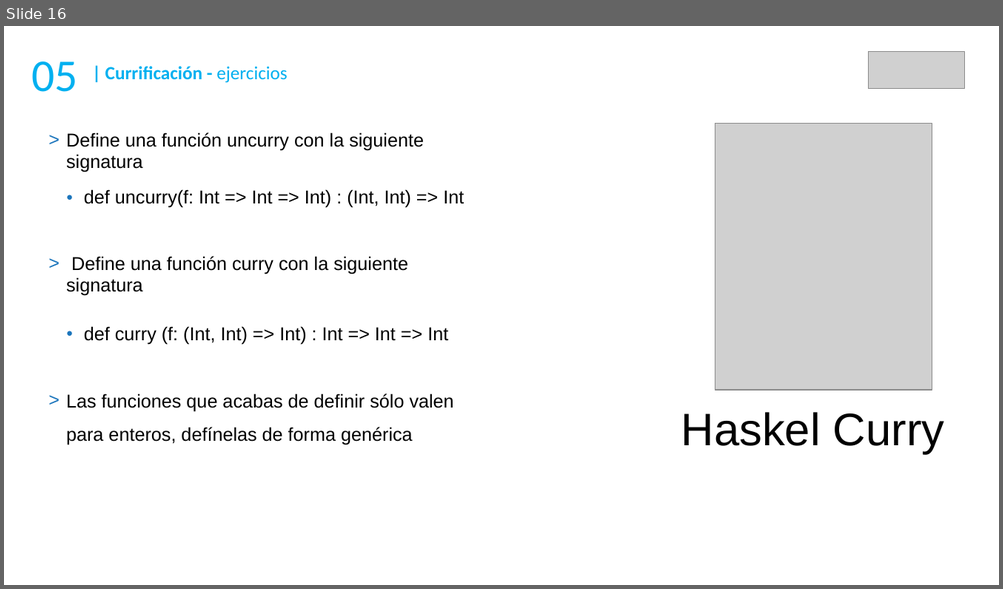
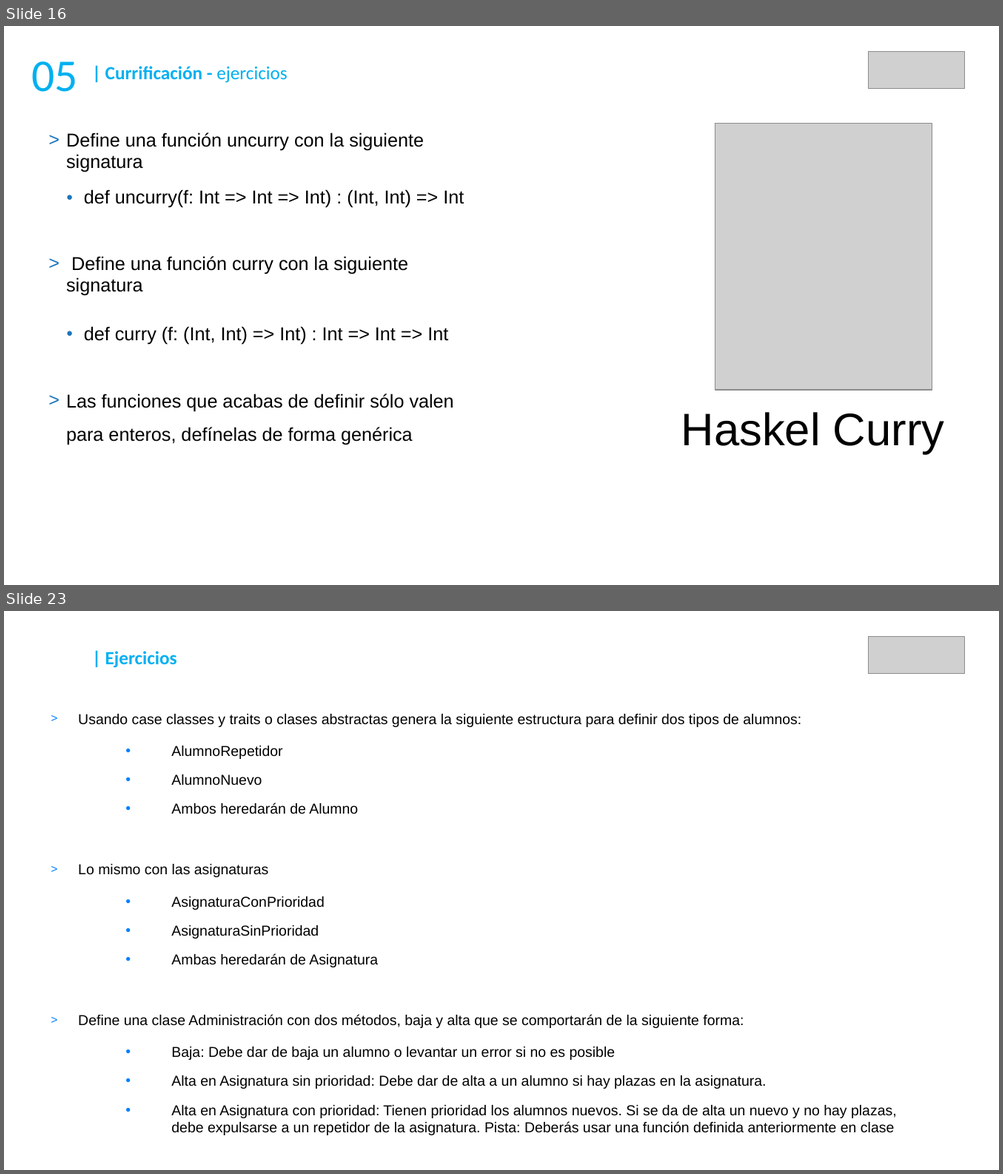
Before and after one commit to DaniGCaff/cursoScalaMay18, a slide deck: guiones/dia2.odp. Shown one above the other, each under a label of ours: slide 16 before the commit, slides 16 and 23 after it; the slides between them are not shown. The pictures are 1003x589 and 1003x1174 pixels, drawn with LibreOffice and Linux fonts; fonts in the diff are those of the drawing; grey boxes stand for pictures. Boxes give left, top, right and bottom in pixels: in the first picture for what was removed or moved away, otherwise in the second. Text is boxed around its words. In the diff, an @@ line names an element or a change of style, - is before the commit and + after.

```diff
--- a/guiones/dia2.odp
+++ b/guiones/dia2.odp
@@ slide 23 added at <box>4,611,999,1170</box>, background #FFFFFF @@
@@ text added at <box>105,651,177,668</box>, 18 pt, text #00B0F0, bold @@
+| Ejercicios
@@ picture added at <box>868,636,965,674</box> @@
@@ text added at <box>78,714,896,1136</box>, 13.9 pt, text #000000 @@
+> Usando case classes y traits o clases abstractas genera la siguiente estructura para definir dos tipos de alumnos:
+  • AlumnoRepetidor
+  • AlumnoNuevo
+  • Ambos heredarán de Alumno
+> Lo mismo con las asignaturas
+  • AsignaturaConPrioridad
+  • AsignaturaSinPrioridad
+  • Ambas heredarán de Asignatura
+> Define una clase Administración con dos métodos, baja y alta que se comportarán de la siguiente forma:
+  • Baja: Debe dar de baja un alumno o levantar un error si no es posible
+  • Alta en Asignatura sin prioridad: Debe dar de alta a un alumno si hay plazas en la asignatura.
+  • Alta en Asignatura con prioridad: Tienen prioridad los alumnos nuevos. Si se da de alta un nuevo y no hay plazas, debe expulsarse a un repetidor de la asignatura. Pista: Deberás usar una función definida anteriormente en clase
```
Also in this commit, not shown: 4 slides changed, 3 other slides added, 8 other files.
